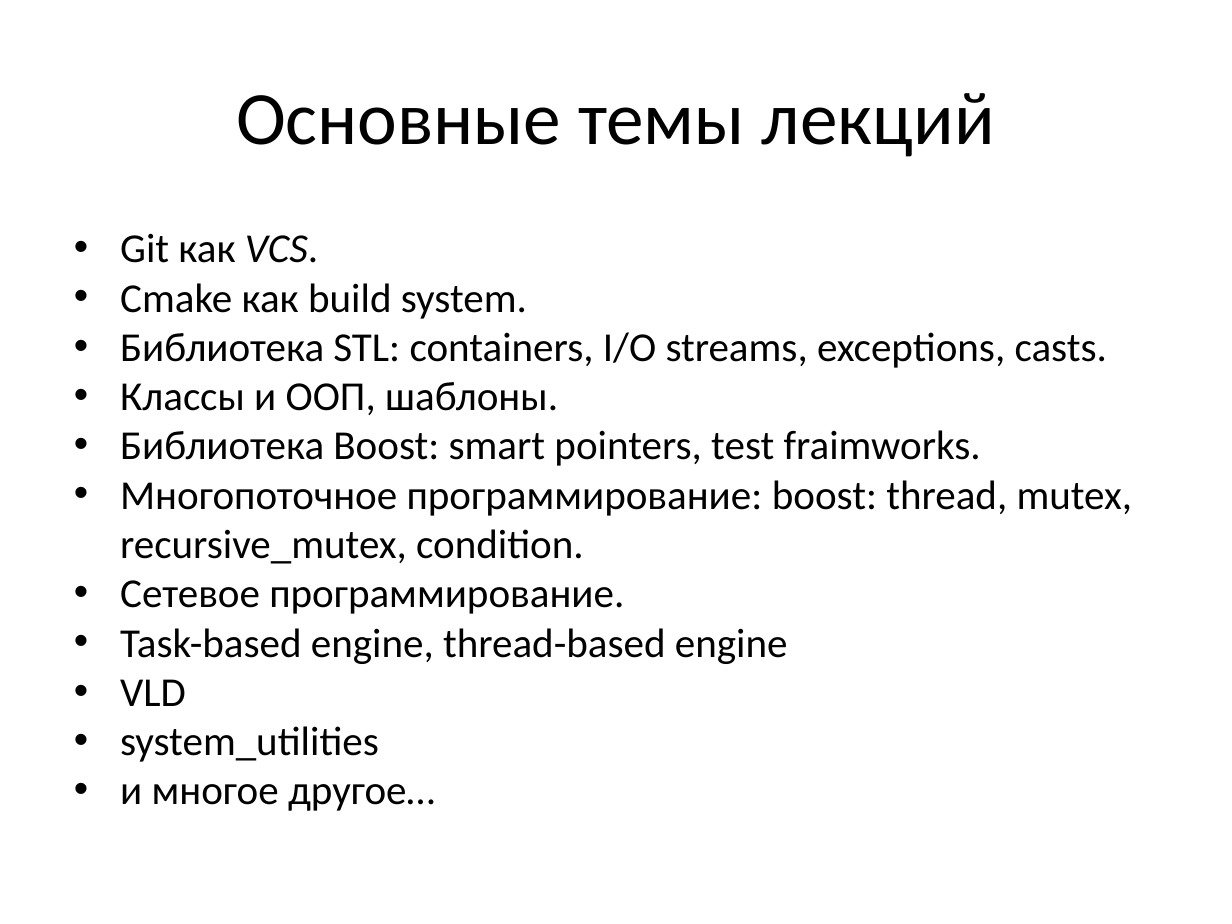
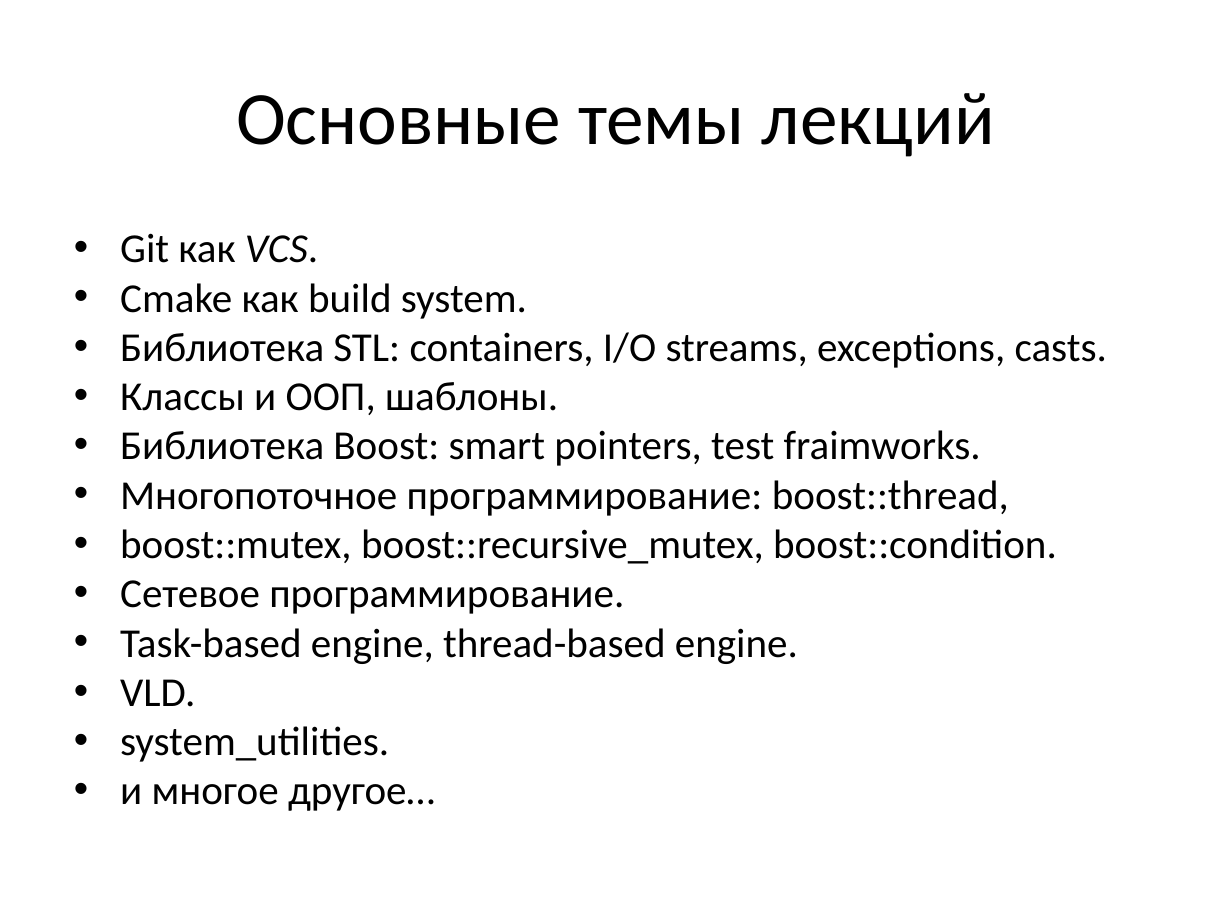
Before and after one commit to tscherkas/cpp_craft_1013, a slide deck: slide 4 of lections/cpp_craft_lec_1_part_1_v1_2.pptx. Drawn at 1232x924 pixels with LibreOffice and Linux fonts; fonts in the diff are those of the drawing. Boxes give left, top, right and bottom in pixels: in the first picture for what was removed or moved away, otherwise in the second. Text is boxed around its words. In the diff, an @@ line names an element or a change of style, - is before the commit and + after.

```diff
--- a/lections/cpp_craft_lec_1_part_1_v1_2.pptx
+++ b/lections/cpp_craft_lec_1_part_1_v1_2.pptx
@@ text at box(120, 480, 1057, 564): text changed @@
-• Многопоточное программирование: boost: thread, mutex, recursive_mutex, condition.
+• Многопоточное программирование: boost::thread,
+• boost::mutex, boost::recursive_mutex, boost::condition.
@@ text at box(120, 628, 798, 762): text changed @@
-• Task-based engine, thread-based engine
-• VLD
-• system_utilities
+• Task-based engine, thread-based engine.
+• VLD.
+• system_utilities.
```
Also in this commit, not shown: 2 other slides changed, 6 other files.
